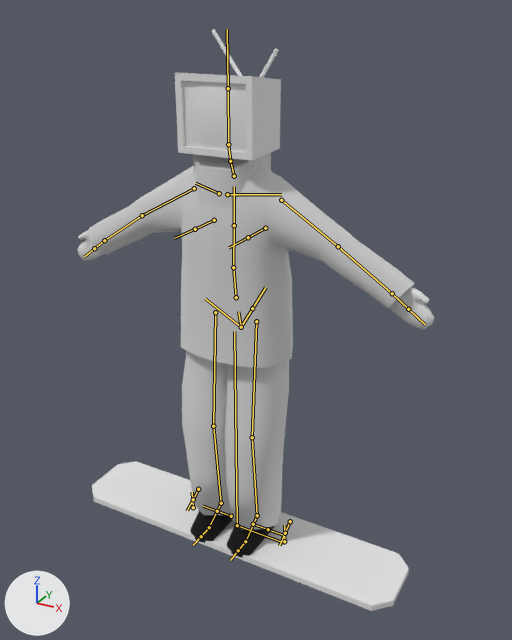
Renders of the FBX model Assets/Meshes/SM_Character_Antiope.fbx from each side of a commit.
Before and after are seen from a 50 mm lens placed at (1.37, -2.32, 2.24), pointed at (0.07, 0.05, 1.06). Every picture has the same lights, and +X, +Y and +Z are marked at lower left. The older version comes first. The bones that change, and the others that lie on the model, are drawn over the model as lines.

In view in the first picture: 'BoardPlaceholder', 'Boot', 'Coat', 'Cube', 'Hand', 'Pants'.
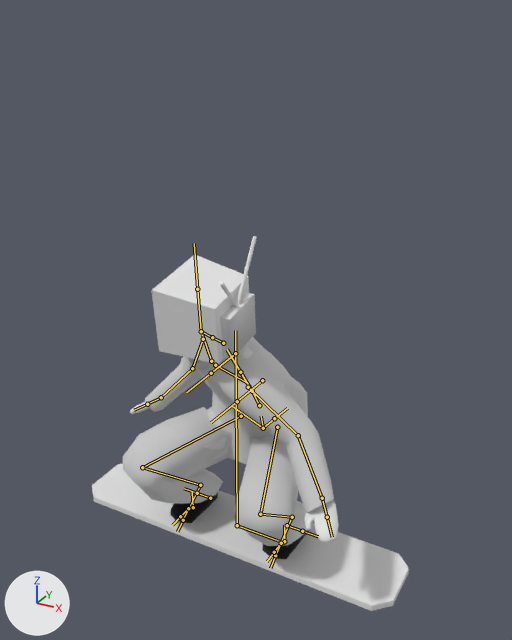
The newer file adds an action. The first version stands in its rest pose; the second is drawn at frame 43 of the action 'Riding_Test.001'.

Boxes [x1, y1, x2, y2] around the edits, measured in the pictures (512 x 640 px):
'Coat', posed: before [86, 153, 414, 368]; after [145, 337, 335, 512]
'Pants', posed: before [182, 351, 289, 530]; after [123, 407, 314, 546]
'Cube', posed: before [175, 29, 281, 161]; after [151, 236, 257, 364]
'Boot', posed: before [190, 510, 274, 558]; after [171, 492, 309, 559]
'Hand', posed (41% narrower, 44% taller): before [77, 231, 434, 329]; after [130, 401, 339, 543]
bone 'root', root to tip: before (237, 525) to (234, 331); after (237, 525) to (235, 330)
bone 'spine', root to tip: before (241, 327) to (238, 311); after (263, 428) to (261, 416)
bone 'spine.001', root to tip: before (236, 297) to (233, 267); after (259, 405) to (252, 391)
bone 'spine.002', root to tip: before (233, 267) to (234, 225); after (252, 391) to (240, 372)
bone 'spine.003', root to tip: before (234, 225) to (234, 186); after (240, 372) to (227, 349)
bone 'spine.004', root to tip: before (234, 176) to (230, 161); after (223, 343) to (212, 337)
bone 'spine.005', root to tip: before (230, 161) to (228, 144); after (212, 337) to (201, 331)
bone 'spine.006', root to tip: before (228, 144) to (228, 88); after (201, 331) to (197, 289)
bone 'shoulder.L', root to tip: before (227, 194) to (281, 194); after (215, 365) to (247, 383)
bone 'upper_arm.L', root to tip: before (281, 200) to (338, 246); after (248, 387) to (298, 435)
bone 'forearm.L', root to tip: before (338, 246) to (392, 293); after (298, 435) to (322, 498)
bone 'hand.L', root to tip: before (392, 293) to (408, 309); after (322, 498) to (327, 517)
bone 'shoulder.R', root to tip: before (219, 193) to (195, 183); after (211, 361) to (202, 335)
bone 'upper_arm.R', root to tip: before (194, 188) to (142, 215); after (203, 339) to (192, 368)
bone 'forearm.R', root to tip: before (142, 215) to (104, 240); after (192, 368) to (161, 397)
bone 'hand.R', root to tip: before (104, 240) to (94, 248); after (161, 397) to (147, 404)
bone 'thigh.L', root to tip: before (256, 321) to (252, 437); after (277, 427) to (260, 514)
bone 'shin.L', root to tip: before (252, 437) to (257, 515); after (260, 514) to (292, 517)
bone 'foot.L', root to tip: before (257, 515) to (247, 538); after (292, 517) to (282, 540)
bone 'thigh.R', root to tip: before (215, 312) to (213, 426); after (241, 416) to (142, 467)
bone 'shin.R', root to tip: before (213, 426) to (221, 503); after (142, 467) to (200, 485)
bone 'foot.R', root to tip: before (221, 503) to (210, 524); after (200, 485) to (190, 506)

Edits to the bpy script that builds the scene:
```text
Change bone_root:
    where bone_root = bpy.data.objects['metarig'].pose.bones['root']
    bone_root.rotation_quaternion: (1.0, 0.0, 0.0, 0.0) -> (1.0, -0.004, 0.005, 0.0)  # degrees (0, 0, 0) -> degrees (0, 1, 0)
Change bone_spine:
    where bone_spine = bpy.data.objects['metarig'].pose.bones['spine']  # child of 'root'
    bone_spine.location: (0.0, 0.0, 0.0) -> (0.0, -0.642, -0.042)
    bone_spine.rotation_quaternion: (1.0, 0.0, 0.0, 0.0) -> (1.0, 0.011, -0.002, -0.006)  # degrees (0, 0, 0) -> degrees (1, 0, -1)
Change bone_spine_001:
    where bone_spine_001 = bpy.data.objects['metarig'].pose.bones['spine.001']  # child of 'spine'
    bone_spine_001.rotation_quaternion: (1.0, 0.0, 0.0, 0.0) -> (0.976, 0.216, 0.0, 0.0)  # degrees (0, 0, 0) -> degrees (25, 0, 0)
Change bone_spine_002:
    where bone_spine_002 = bpy.data.objects['metarig'].pose.bones['spine.002']  # child of 'spine.001'
    bone_spine_002.rotation_quaternion: (1.0, 0.0, 0.0, 0.0) -> (0.987, 0.096, -0.132, 0.001)  # degrees (0, 0, 0) -> degrees (11, -15, -1)
Change bone_spine_003:
    where bone_spine_003 = bpy.data.objects['metarig'].pose.bones['spine.003']  # child of 'spine.002'
    bone_spine_003.rotation_quaternion: (1.0, 0.0, 0.0, 0.0) -> (0.988, -0.03, -0.125, 0.089)  # degrees (0, 0, 0) -> degrees (-5, -14, 11)
Change bone_spine_004:
    where bone_spine_004 = bpy.data.objects['metarig'].pose.bones['spine.004']  # child of 'spine.003'
    bone_spine_004.rotation_quaternion: (1.0, 0.0, 0.0, 0.0) -> (0.957, 0.0, -0.29, 0.0)  # degrees (0, 0, 0) -> degrees (0, -34, 0)
Change bone_spine_005:
    where bone_spine_005 = bpy.data.objects['metarig'].pose.bones['spine.005']  # child of 'spine.004'
    bone_spine_005.rotation_quaternion: (1.0, 0.0, 0.0, 0.0) -> (0.965, 0.13, -0.227, -0.002)  # degrees (0, 0, 0) -> degrees (16, -26, -4)
Change bone_spine_006:
    where bone_spine_006 = bpy.data.objects['metarig'].pose.bones['spine.006']  # child of 'spine.005'
    bone_spine_006.rotation_quaternion: (1.0, 0.0, 0.0, 0.0) -> (0.934, -0.157, 0.006, 0.321)  # degrees (0, 0, 0) -> degrees (-17, 6, 37)
Change bone_shoulder_l:
    where bone_shoulder_l = bpy.data.objects['metarig'].pose.bones['shoulder.L']  # child of 'spine.003'
    bone_shoulder_l.rotation_quaternion: (1.0, 0.0, 0.0, 0.0) -> (0.988, 0.0, 0.0, -0.156)  # degrees (0, 0, 0) -> degrees (0, 0, -18)
Change bone_upper_arm_l:
    where bone_upper_arm_l = bpy.data.objects['metarig'].pose.bones['upper_arm.L']  # child of 'shoulder.L'
    bone_upper_arm_l.rotation_quaternion: (1.0, 0.0, 0.0, 0.0) -> (0.893, -0.124, 0.331, -0.278)  # degrees (0, 0, 0) -> degrees (-28, 32, -43)
Change bone_forearm_l:
    where bone_forearm_l = bpy.data.objects['metarig'].pose.bones['forearm.L']  # child of 'upper_arm.L'
    bone_forearm_l.rotation_quaternion: (1.0, 0.0, 0.0, 0.0) -> (0.94, 0.061, -0.039, 0.332)  # degrees (0, 0, 0) -> degrees (5, -7, 39)
Change bone_hand_l:
    where bone_hand_l = bpy.data.objects['metarig'].pose.bones['hand.L']  # child of 'forearm.L'
    bone_hand_l.rotation_quaternion: (1.0, 0.0, 0.0, 0.0) -> (0.93, -0.116, 0.315, 0.151)  # degrees (0, 0, 0) -> degrees (-9, 38, 15)
Change bone_shoulder_r:
    where bone_shoulder_r = bpy.data.objects['metarig'].pose.bones['shoulder.R']  # child of 'spine.003'
    bone_shoulder_r.rotation_quaternion: (1.0, 0.0, 0.0, 0.0) -> (0.989, -0.048, -0.026, 0.139)  # degrees (0, 0, 0) -> degrees (-6, -2, 16)
Change bone_upper_arm_r:
    where bone_upper_arm_r = bpy.data.objects['metarig'].pose.bones['upper_arm.R']  # child of 'shoulder.R'
    bone_upper_arm_r.rotation_quaternion: (1.0, 0.0, 0.0, 0.0) -> (0.842, 0.136, -0.511, 0.105)  # degrees (0, 0, 0) -> degrees (15, -63, 5)
Change bone_forearm_r:
    where bone_forearm_r = bpy.data.objects['metarig'].pose.bones['forearm.R']  # child of 'upper_arm.R'
    bone_forearm_r.rotation_quaternion: (1.0, 0.0, 0.0, 0.0) -> (0.949, 0.005, -0.104, -0.298)  # degrees (0, 0, 0) -> degrees (4, -11, -35)
Change bone_hand_r:
    where bone_hand_r = bpy.data.objects['metarig'].pose.bones['hand.R']  # child of 'forearm.R'
    bone_hand_r.rotation_quaternion: (1.0, 0.0, 0.0, 0.0) -> (0.974, -0.11, 0.011, -0.197)  # degrees (0, 0, 0) -> degrees (-13, -1, -23)
Change bone_thigh_l:
    where bone_thigh_l = bpy.data.objects['metarig'].pose.bones['thigh.L']  # child of 'spine'
    bone_thigh_l.rotation_quaternion: (1.0, 0.0, 0.0, 0.0) -> (0.769, -0.616, -0.097, -0.138)  # degrees (0, 0, 0) -> degrees (-76, -19, -6)
Change bone_shin_l:
    where bone_shin_l = bpy.data.objects['metarig'].pose.bones['shin.L']  # child of 'thigh.L'
    bone_shin_l.rotation_quaternion: (1.0, 0.0, 0.0, 0.0) -> (0.477, 0.871, 0.115, 0.036)  # degrees (0, 0, 0) -> degrees (123, 3, 14)
Change bone_foot_l:
    where bone_foot_l = bpy.data.objects['metarig'].pose.bones['foot.L']  # child of 'shin.L'
    bone_foot_l.rotation_quaternion: (1.0, 0.0, 0.0, 0.0) -> (0.918, -0.393, 0.034, 0.04)  # degrees (0, 0, 0) -> degrees (-46, 5, 3)
Change bone_thigh_r:
    where bone_thigh_r = bpy.data.objects['metarig'].pose.bones['thigh.R']  # child of 'spine'
    bone_thigh_r.rotation_quaternion: (1.0, 0.0, 0.0, 0.0) -> (0.765, -0.607, 0.117, 0.184)  # degrees (0, 0, 0) -> degrees (-75, 24, 9)
Change bone_shin_r:
    where bone_shin_r = bpy.data.objects['metarig'].pose.bones['shin.R']  # child of 'thigh.R'
    bone_shin_r.rotation_quaternion: (1.0, 0.0, 0.0, 0.0) -> (0.484, 0.867, -0.09, -0.081)  # degrees (0, 0, 0) -> degrees (121, 3, -14)
Change bone_foot_r:
    where bone_foot_r = bpy.data.objects['metarig'].pose.bones['foot.R']  # child of 'shin.R'
    bone_foot_r.rotation_quaternion: (1.0, 0.0, 0.0, 0.0) -> (0.92, -0.378, -0.085, -0.061)  # degrees (0, 0, 0) -> degrees (-44, -12, -3)
```
